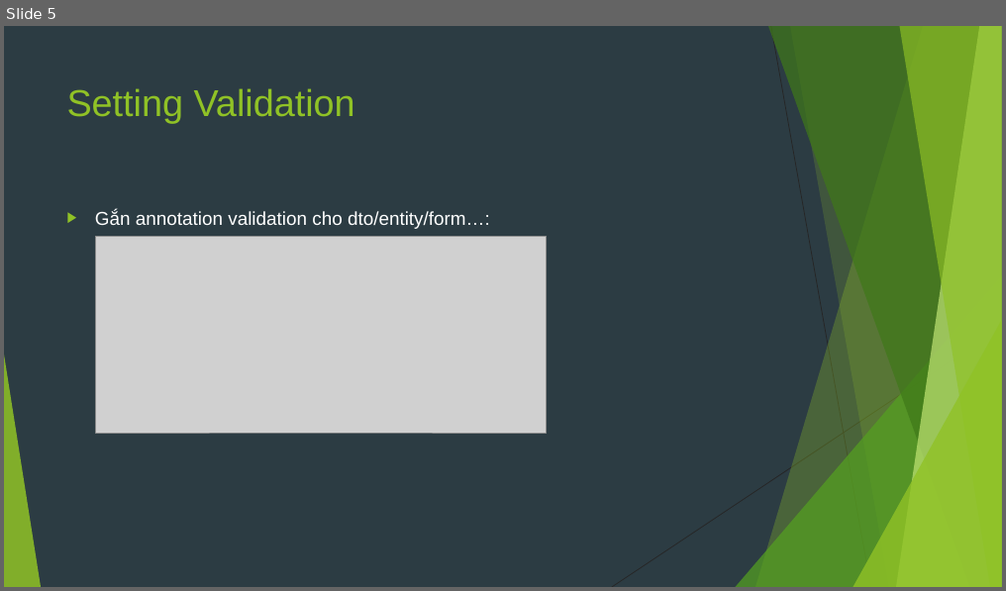
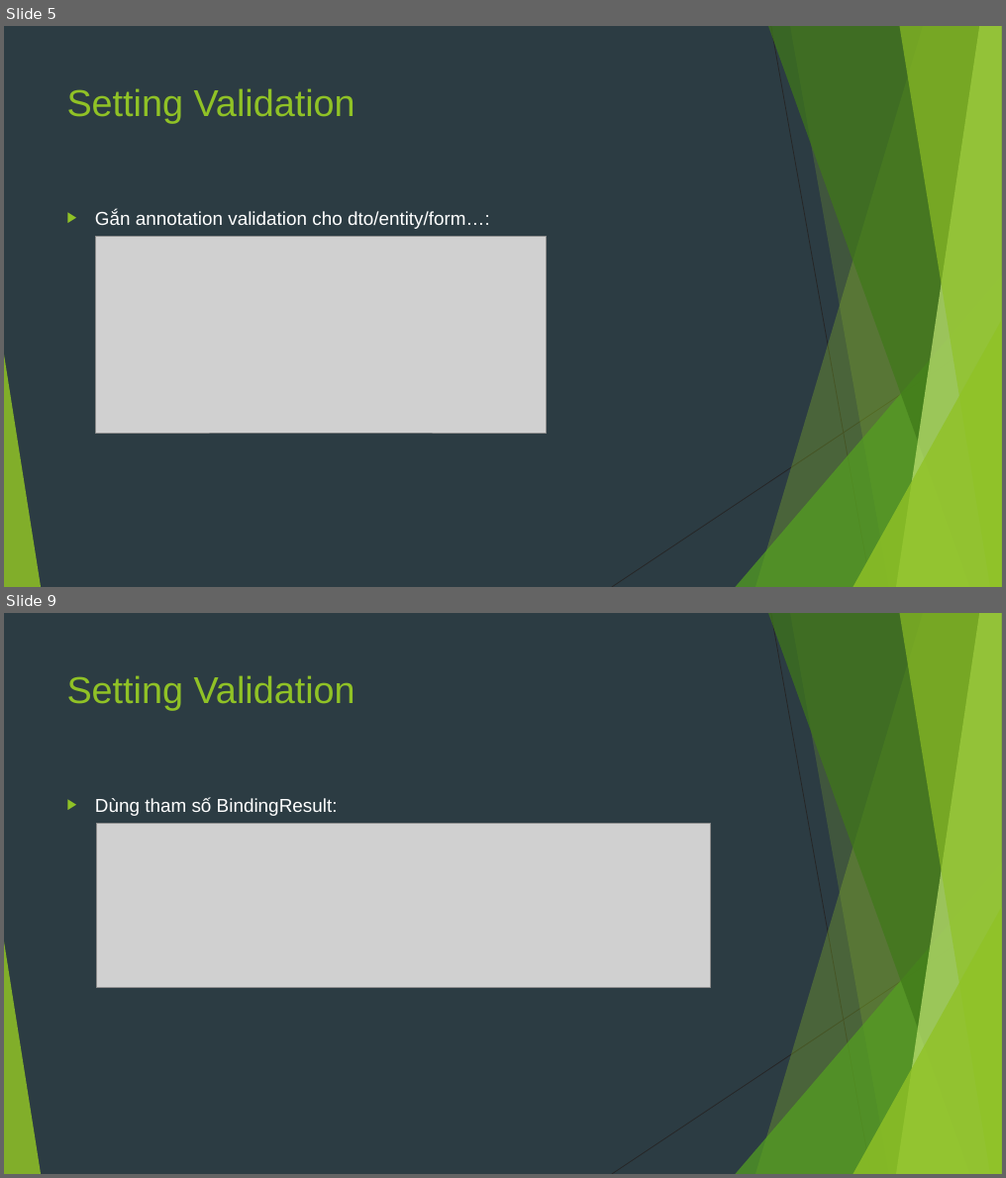
Before and after one commit to sobbingwind/SpringBoot, a slide deck: 08.Spring Validation.pptx. Shown one above the other, each under a label of ours: slide 5 before the commit, slides 5 and 9 after it; the slides between them are not shown. The pictures are 1006x591 and 1006x1178 pixels, drawn with LibreOffice and Linux fonts; fonts in the diff are those of the drawing; grey boxes stand for pictures. Boxes give left, top, right and bottom in pixels: in the first picture for what was removed or moved away, otherwise in the second. Text is boxed around its words. In the diff, an @@ line names an element or a change of style, - is before the commit and + after.

```diff
--- a/08.Spring Validation.pptx
+++ b/08.Spring Validation.pptx
@@ slide 9 added at (x1=4, y1=613, x2=1002, y2=1174), background #2C3C43; not listed: 10 template elements that a slide beside it also shows @@
@@ title added at (x1=67, y1=675, x2=355, y2=711), 36 pt, text #90C226 @@
+Setting Validation
@@ text added at (x1=95, y1=797, x2=338, y2=816), 18 pt, text #FFFFFF @@
+▶ Dùng tham số BindingResult:
@@ picture added at (x1=96, y1=823, x2=710, y2=987) @@
```
Also in this commit, not shown: 4 slides changed, 3 other slides added, 1 slide removed.
